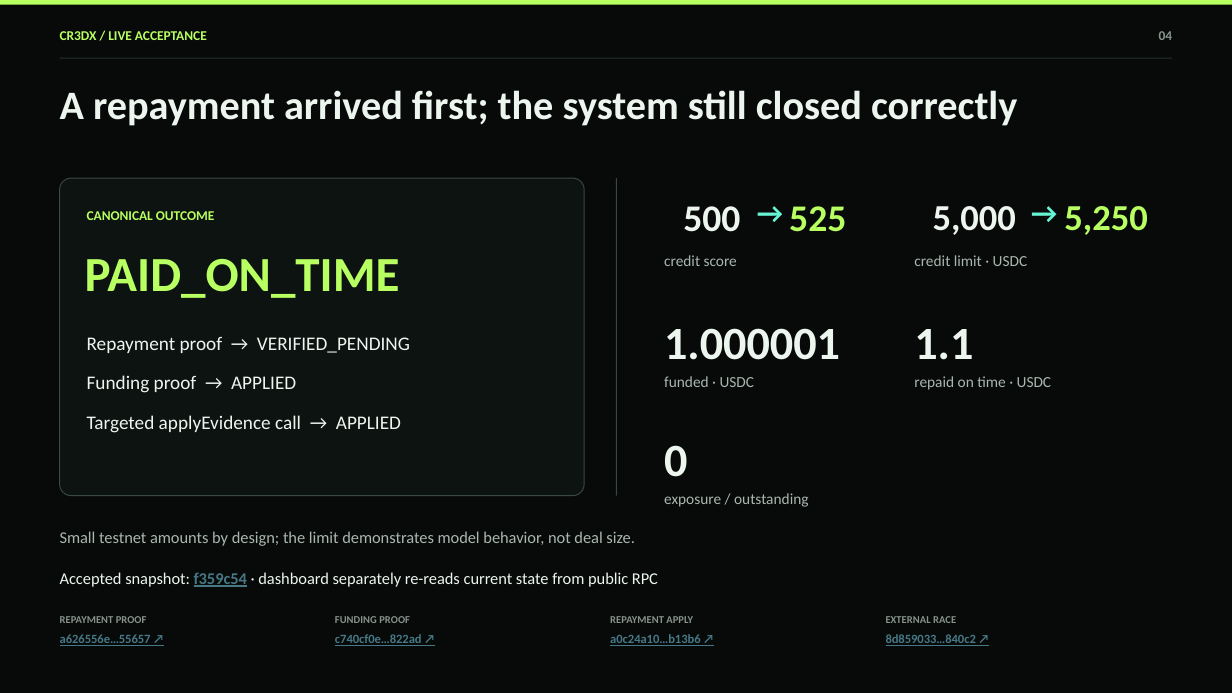
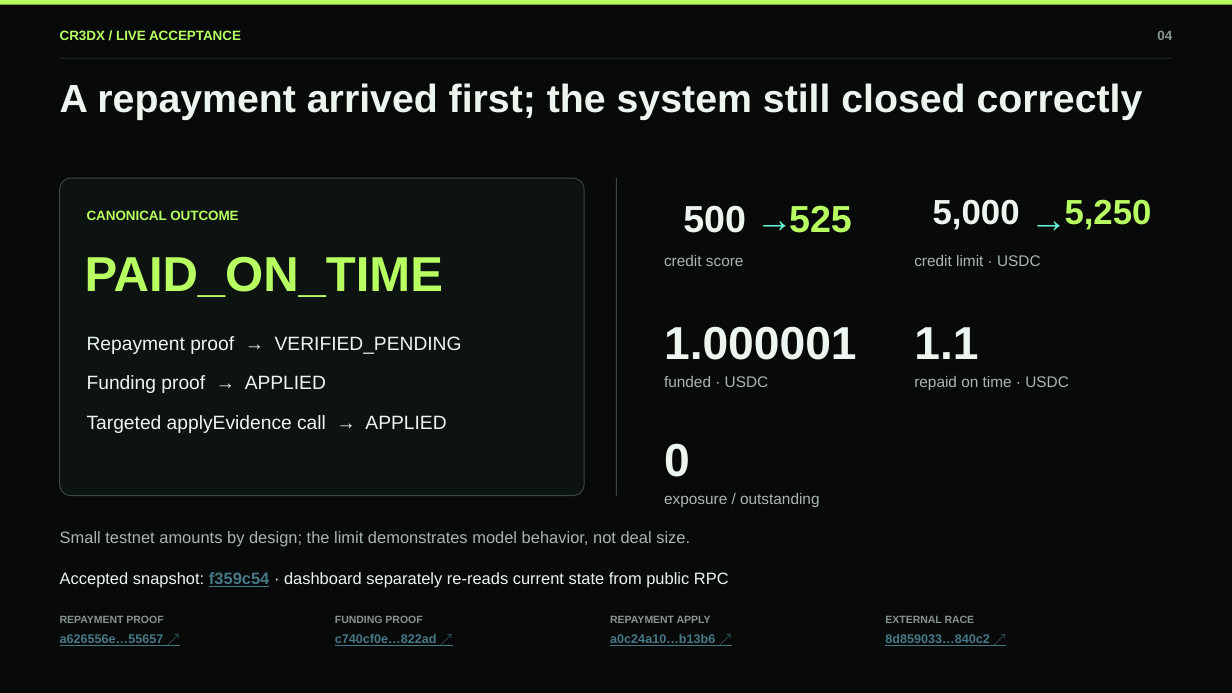
Before and after one commit to Vastargazing/Cr3dX, a slide deck: slide 4 of assets/Cr3dX_RWA_Deck_v1.pptx. Drawn at 1232x693 pixels with LibreOffice and Linux fonts; fonts in the diff are those of the drawing. Boxes give left, top, right and bottom in pixels: in the first picture for what was removed or moved away, otherwise in the second. Text is boxed around its words. In the diff, an @@ line names an element or a change of style, - is before the commit and + after.

```diff
--- a/assets/Cr3dX_RWA_Deck_v1.pptx
+++ b/assets/Cr3dX_RWA_Deck_v1.pptx
@@ text "A repayment arrived first; the ..." at (60, 83, 1143, 120): size 31.3 to 30.6 pt, font Calibri to Arial; line spacing 1 to 0.9 @@
@@ text "500" at (683, 205, 746, 233): size 29.2 to 29.3 pt, font Calibri to Arial @@
@@ text "525" at (756, 205, 852, 233): size 29.2 to 29.3 pt, font Calibri to Arial @@
@@ text "→" at (756, 194, 785, 246): size 22.6 to 29.3 pt, font Calibri to Arial @@
@@ text "5,000" at (933, 199, 1020, 230): size 28.4 to 27.1 pt, font Calibri to Arial; line spacing 1 to 0.9 @@
@@ text "→" at (1031, 194, 1059, 246): size 22.6 to 29.3 pt, font Calibri to Arial @@
@@ text "5,250" at (1065, 199, 1152, 230): size 28.4 to 27.1 pt, font Calibri to Arial; line spacing 1 to 0.9 @@
@@ font Calibri to Arial in 24 elements at (60, 30, 241, 40), (87, 210, 238, 220), (87, 336, 462, 354), (87, 375, 326, 393), (87, 415, 446, 433), (664, 255, 744, 266), (914, 255, 1041, 266), (664, 326, 857, 360), (664, 376, 769, 387), (914, 327, 978, 359), (914, 376, 1069, 390), (664, 443, 690, 477), (664, 493, 819, 507), (60, 531, 690, 547), (60, 616, 163, 623), (60, 634, 164, 646), (610, 616, 711, 623), (610, 634, 715, 646), (885, 616, 975, 623), (885, 634, 989, 646), (335, 616, 422, 623), (335, 634, 437, 646), (60, 572, 729, 587), (85, 256, 443, 297) @@
```
Also in this commit, not shown: 9 other slides changed.
